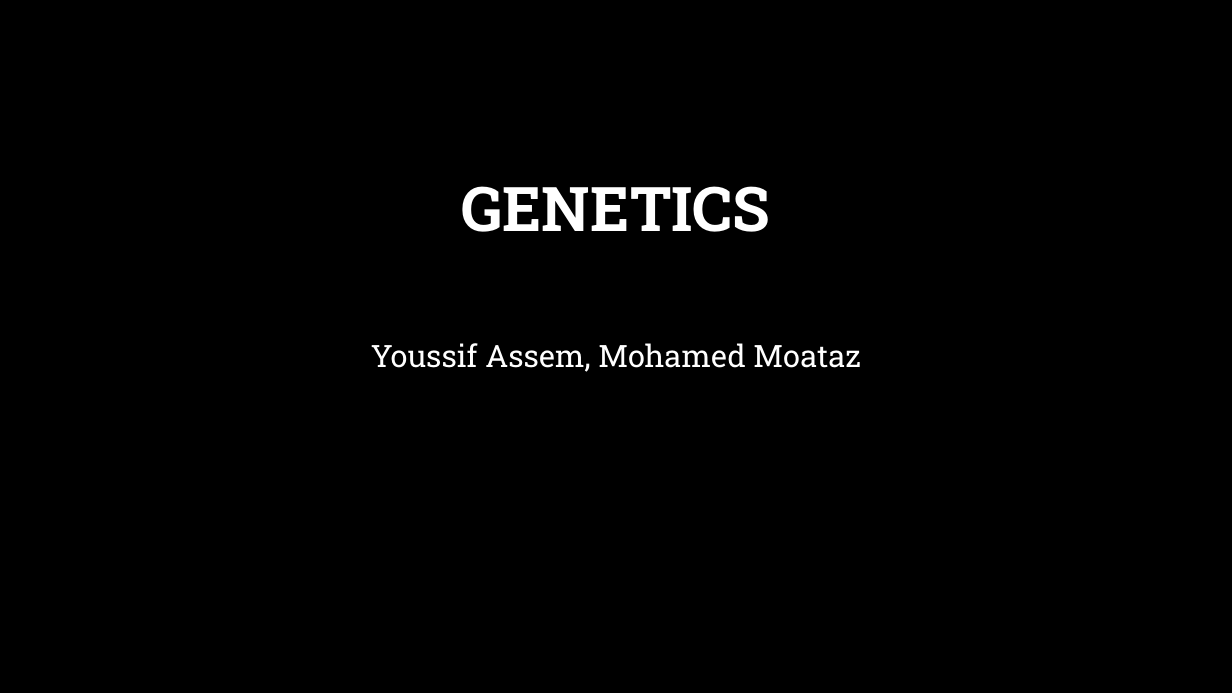
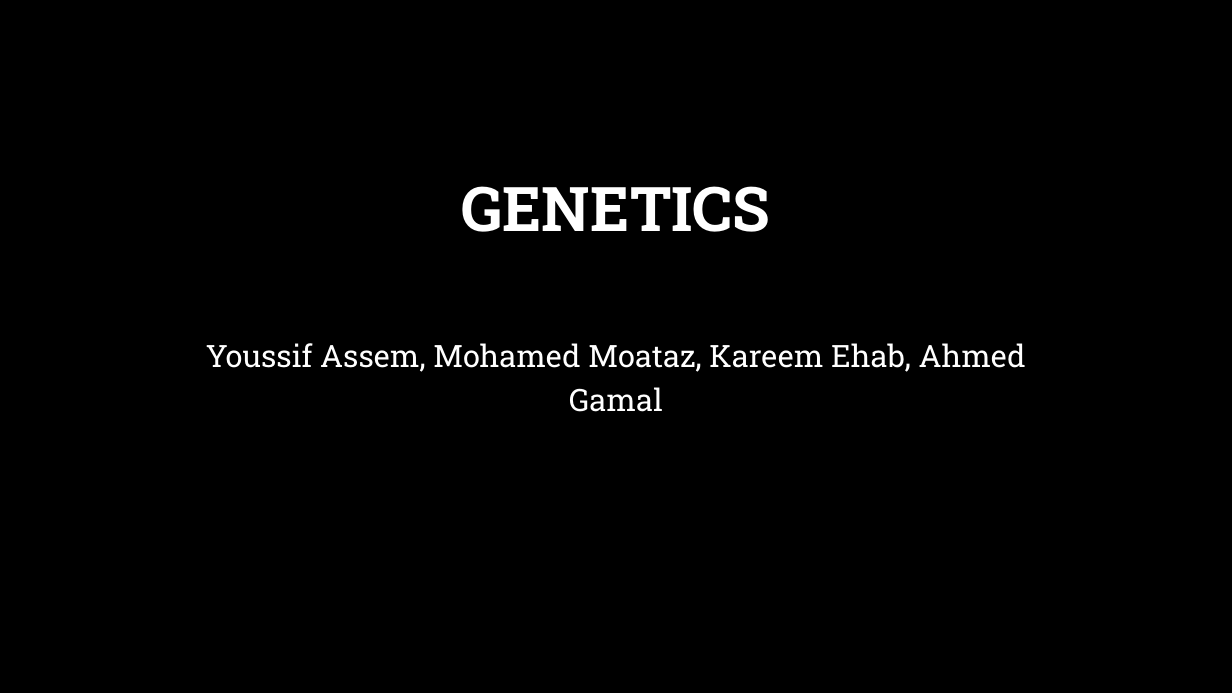
Before and after one commit to YoussifAssem/Genatac, a slide deck: slide 1 of E-Genetics/presentations/Genetics.pptx. Drawn at 1232x693 pixels with LibreOffice and Linux fonts; fonts in the diff are those of the drawing; background and template pictures are left out. Boxes give left, top, right and bottom in pixels: in the first picture for what was removed or moved away, otherwise in the second. Text is boxed around its words. In the diff, an @@ line names an element or a change of style, - is before the commit and + after.

```diff
--- a/E-Genetics/presentations/Genetics.pptx
+++ b/E-Genetics/presentations/Genetics.pptx
@@ subtitle at <box>206,343,1026,412</box>: text changed @@
-Youssif Assem, Mohamed Moataz
+Youssif Assem, Mohamed Moataz, Kareem Ehab, Ahmed Gamal
```
Also in this commit, not shown: 8 other slides changed, 2 slides added, 1 slide removed.
